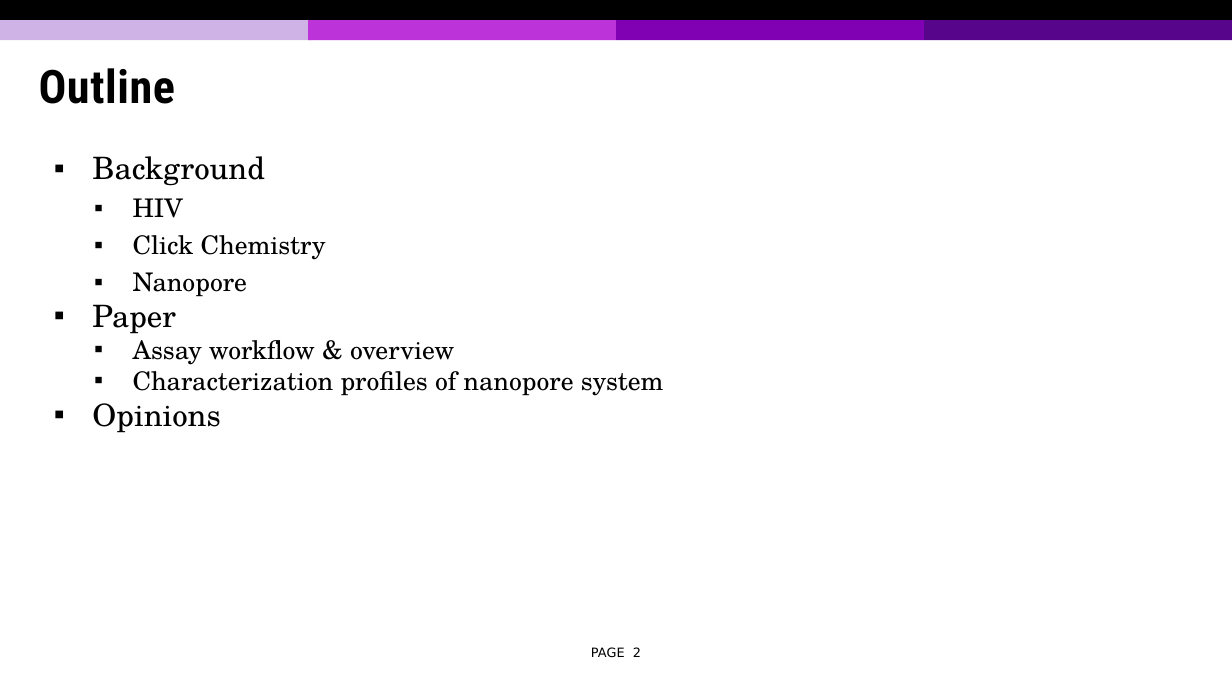
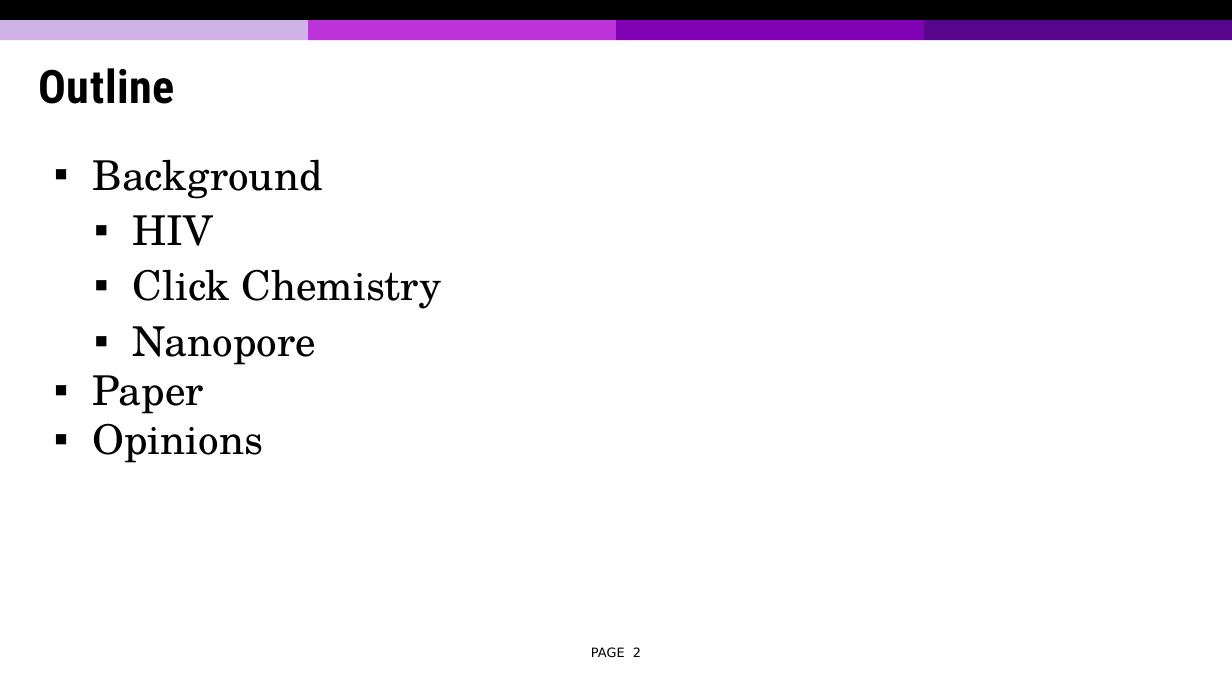
Before and after one commit to tonymin/ECE730, a slide deck: slide 2 of Presentation 2.pptx. Drawn at 1232x693 pixels with LibreOffice and Linux fonts; fonts in the diff are those of the drawing; background and template pictures are left out. Boxes give left, top, right and bottom in pixels: in the first picture for what was removed or moved away, otherwise in the second. Text is boxed around its words. In the diff, an @@ line names an element or a change of style, - is before the commit and + after.

```diff
--- a/Presentation 2.pptx
+++ b/Presentation 2.pptx
@@ text "Background" at (92,159,441,463): size 18 to 24 pt in "Background", "Paper", "Opinions"; size 15 to 24 pt in "HIV", "Click Chemistry", "Nanopore" @@
@@ text at (133,333,664,396): paragraphs removed @@
-  ▪ Assay workflow & overview
-  ▪ Characterization profiles of nanopore system
```
Also in this commit, not shown: 2 other slides changed, 13 slides added.
